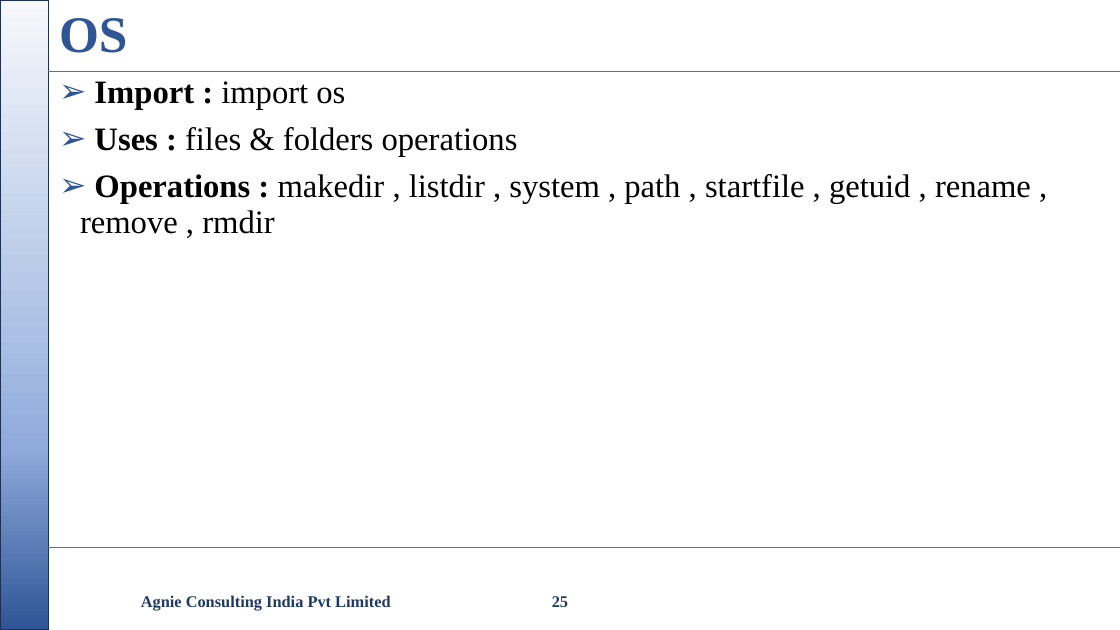
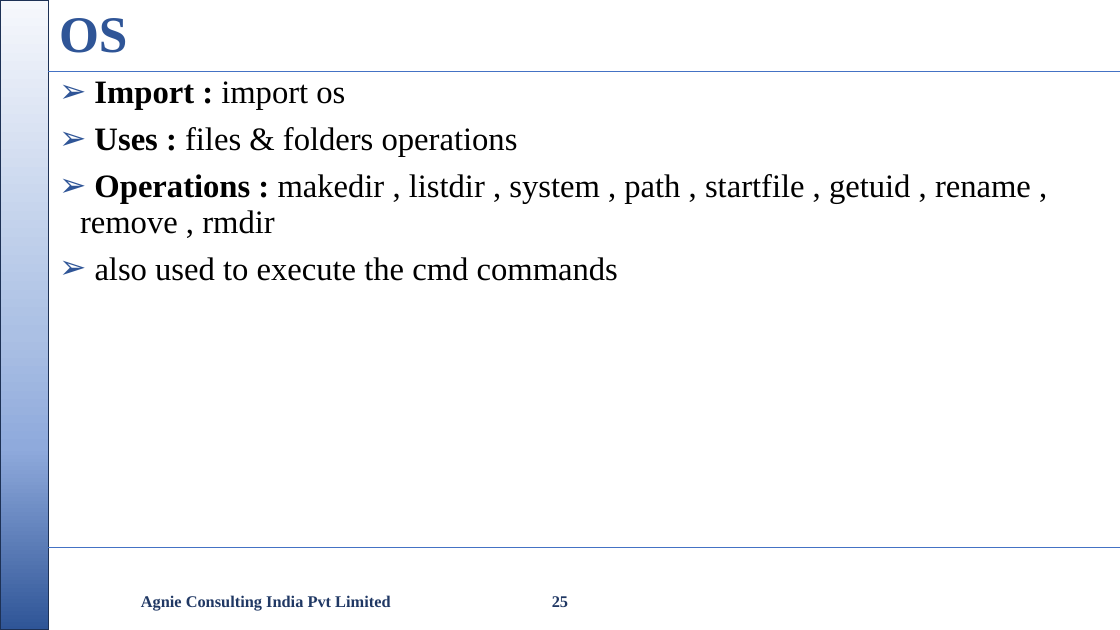
Before and after one commit to nikishdaniel1-del/Python-Cls, a slide deck: slide 25 of python class/Python Class.pptx. Drawn at 1120x630 pixels with LibreOffice and Linux fonts; fonts in the diff are those of the drawing; background and template pictures are left out. Boxes give left, top, right and bottom in pixels: in the first picture for what was removed or moved away, otherwise in the second. Text is boxed around its words. In the diff, an @@ line names an element or a change of style, - is before the commit and + after.

```diff
--- a/python class/Python Class.pptx
+++ b/python class/Python Class.pptx
@@ text at [95,257,618,281]: paragraph added @@
+➢ also used to execute the cmd commands
```
Also in this commit, not shown: 6 other slides changed, 4 other files.
